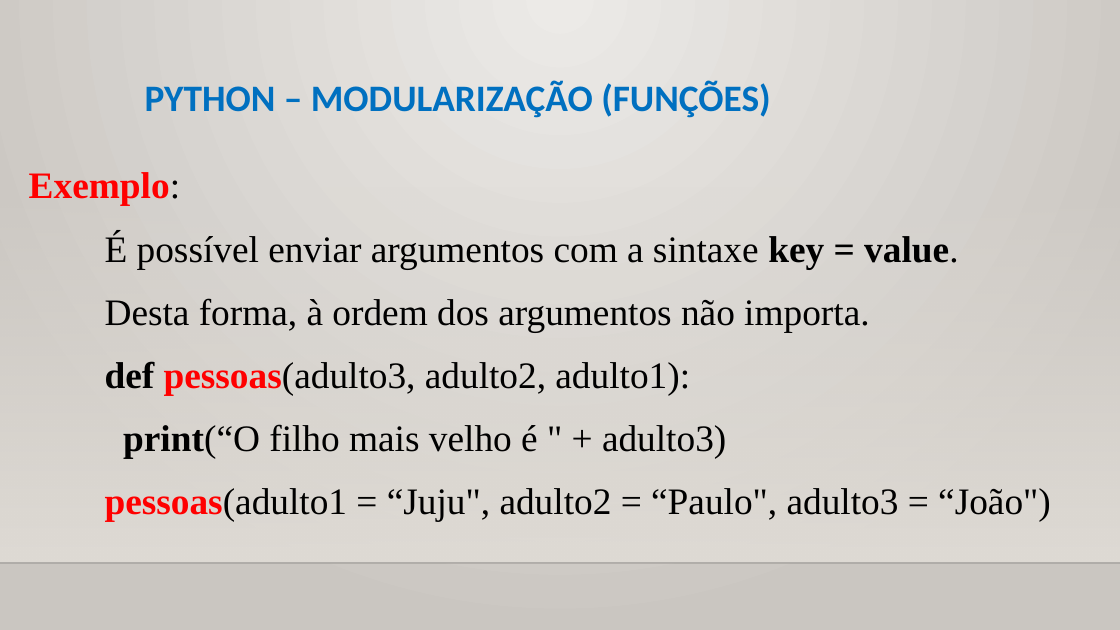
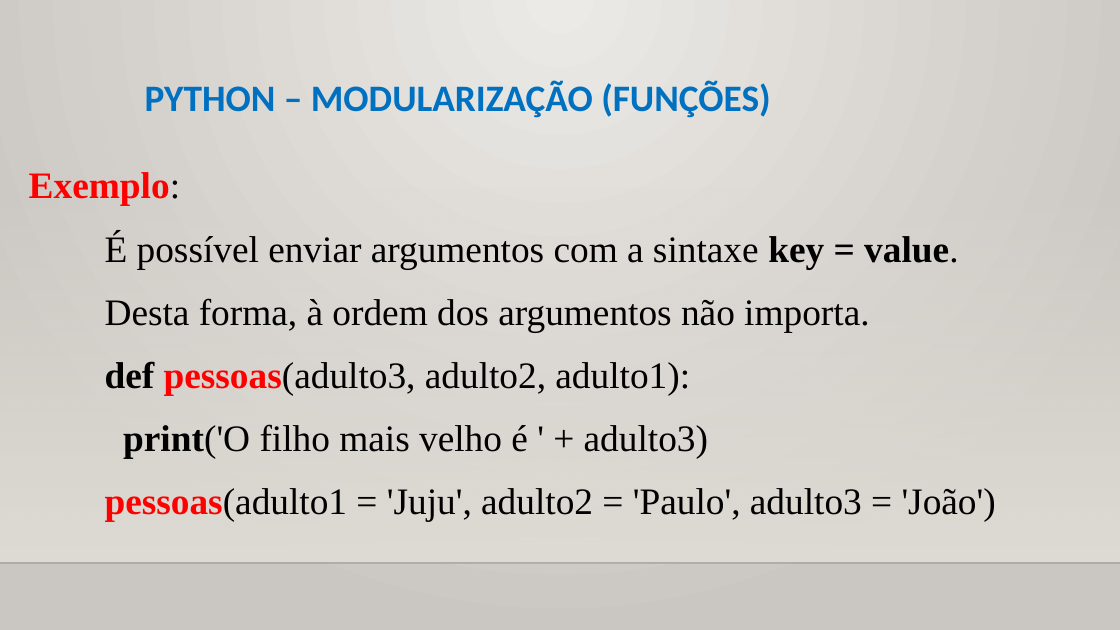
Before and after one commit to CloudEducationBrazil/WydenPythonParadigmas, a slide deck: slide 11 of 01 Classes/Aula 08 Programação Python - Modularização Funções.pptx. Drawn at 1120x630 pixels with LibreOffice and Linux fonts; fonts in the diff are those of the drawing; background and template pictures are left out. Boxes give left, top, right and bottom in pixels: in the first picture for what was removed or moved away, otherwise in the second. Text is boxed around its words. In the diff, an @@ line names an element or a change of style, - is before the commit and + after.

Commit message:
Aula Python Paradigmas 09Set2025 ...

```diff
--- a/01 Classes/Aula 08 Programação Python - Modularização Funções.pptx
+++ b/01 Classes/Aula 08 Programação Python - Modularização Funções.pptx
@@ text at box(105, 424, 996, 521): text changed @@
-  print(“O filho mais velho é " + adulto3)
-  pessoas(adulto1 = “Juju", adulto2 = “Paulo", adulto3 = “João")
+  print('O filho mais velho é ' + adulto3)
+  pessoas(adulto1 = 'Juju', adulto2 = 'Paulo', adulto3 = 'João')
```
Also in this commit, not shown: 10 other slides changed, 3 other files.
